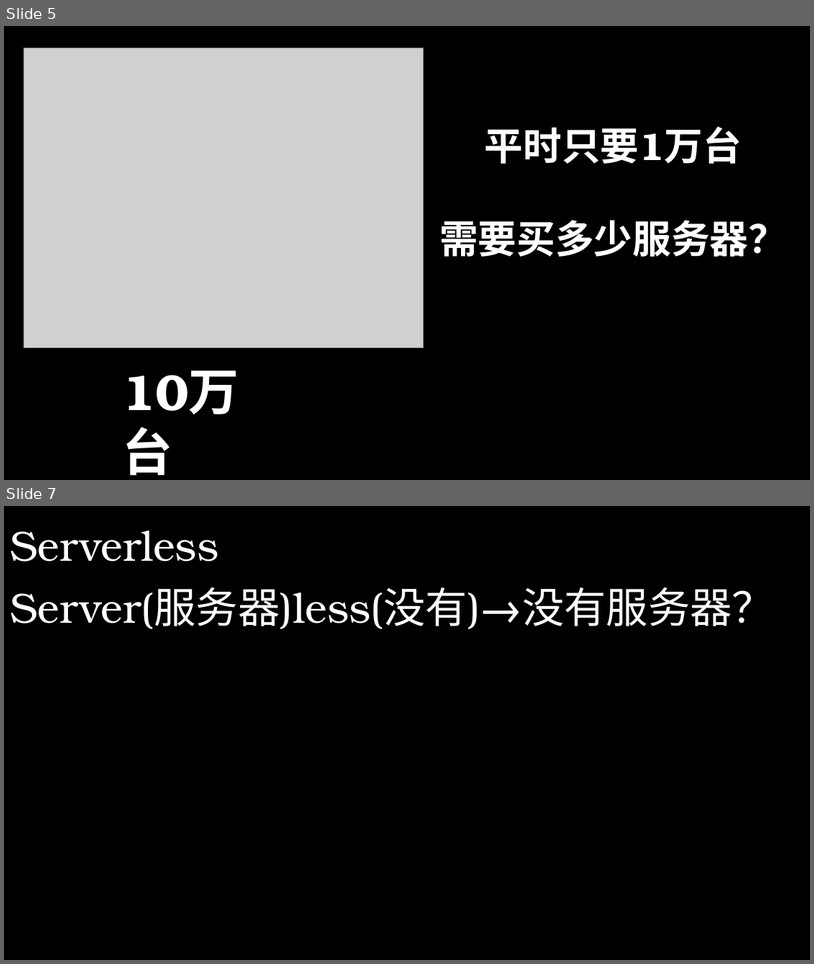
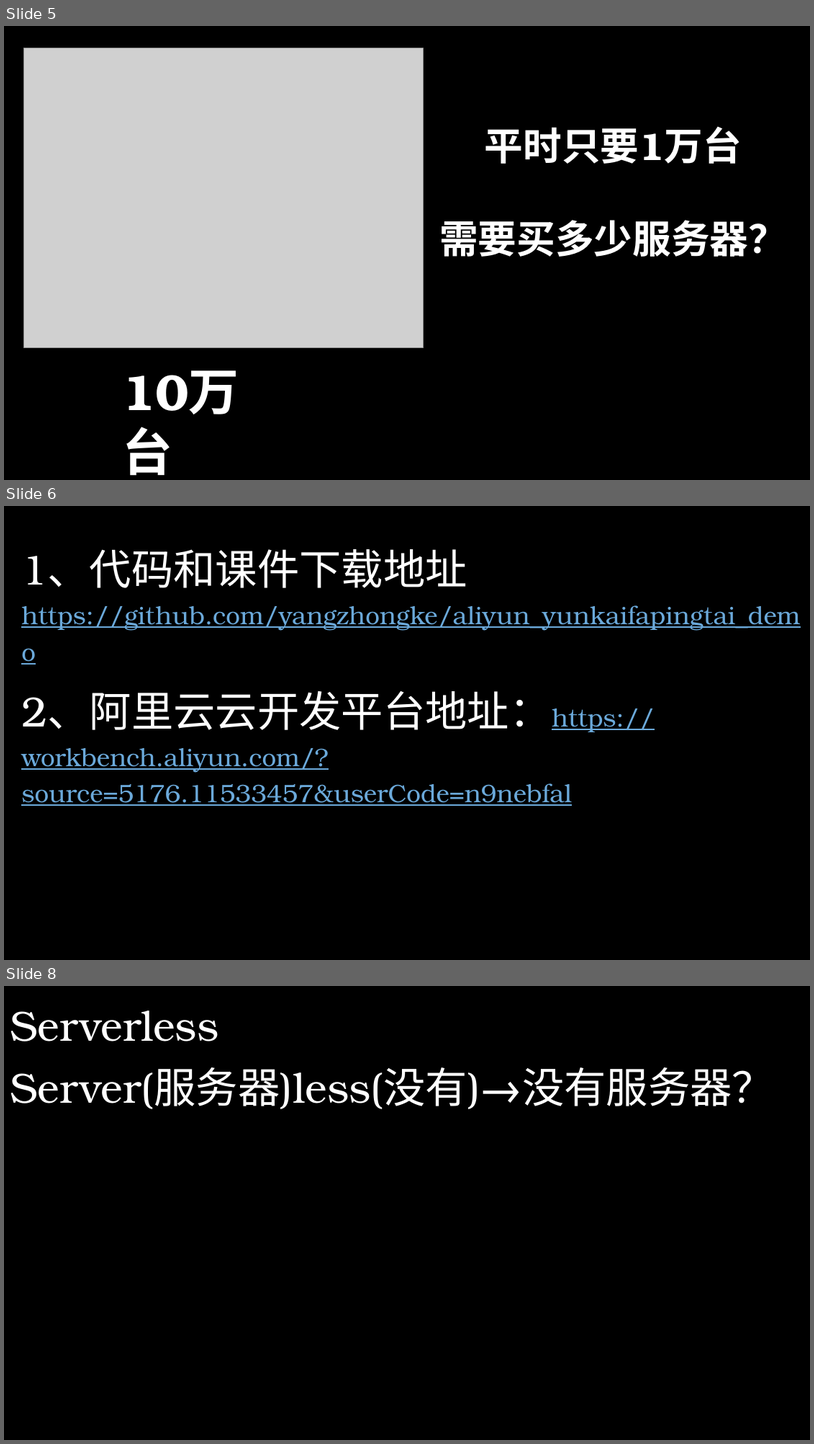
Before and after one commit to yangzhongke/aliyun_yunkaifapingtai_demo, a slide deck: 阿里云-云开发平台.pptx. Shown one above the other, each under a label of ours: slides 5 and 7 before the commit, slides 5, 6 and 8 after it; the slides between them are not shown. The pictures are 814x964 and 814x1444 pixels, drawn with LibreOffice and Linux fonts; fonts in the diff are those of the drawing; grey boxes stand for pictures; background and template pictures are left out. Boxes give left, top, right and bottom in pixels: in the first picture for what was removed or moved away, otherwise in the second. Text is boxed around its words. In the diff, an @@ line names an element or a change of style, - is before the commit and + after.

```diff
--- a/阿里云-云开发平台.pptx
+++ b/阿里云-云开发平台.pptx
@@ slide 6 added at <box>4,506,810,960</box>, background picture (left out) @@
@@ text added at <box>21,549,800,806</box>, 30 pt, text #6BA9DA, underline @@
+1、代码和课件下载地址 https://github.com/yangzhongke/aliyun_yunkaifapingtai_demo
+2、阿里云云开发平台地址：https://workbench.aliyun.com/?source=5176.11533457&userCode=n9nebfal
@@ what was slide 7 is now slide 8 @@
```
